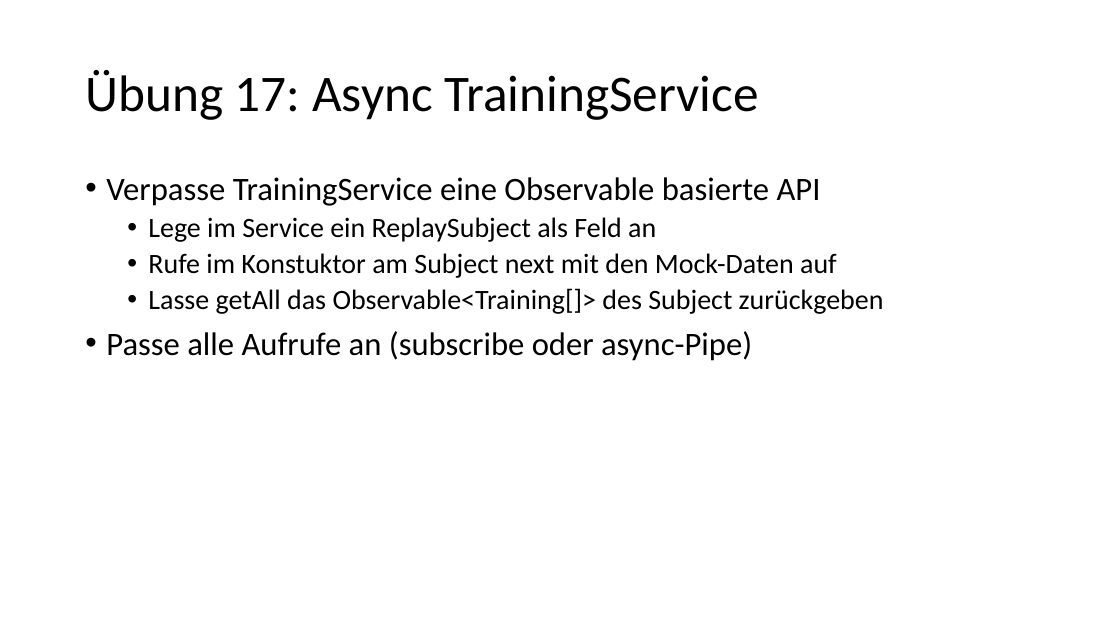
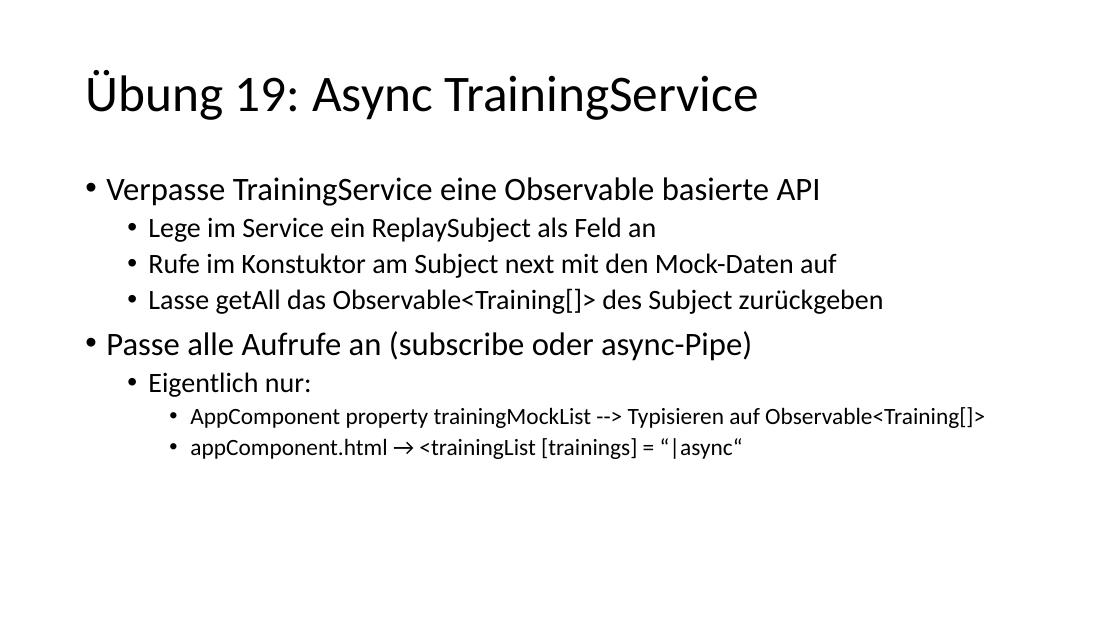
Before and after one commit to goetzingert/angular, a slide deck: slide 191 of presentation.pptx (slide 192 before the commit). Drawn at 1120x630 pixels with LibreOffice and Linux fonts; fonts in the diff are those of the drawing. Boxes give left, top, right and bottom in pixels: in the first picture for what was removed or moved away, otherwise in the second. Text is boxed around its words. In the diff, an @@ line names an element or a change of style, - is before the commit and + after.

```diff
--- a/presentation.pptx
+++ b/presentation.pptx
@@ title at (85,70,758,120): text changed @@
-Übung 17: Async TrainingService
+Übung 19: Async TrainingService
@@ text at (148,372,985,459): paragraphs added @@
+  • Eigentlich nur:
+    • AppComponent property trainingMockList --> Typisieren auf Observable<Training[]>
+    • appComponent.html → <trainingList [trainings] = “|async“
```
Also in this commit, not shown: 10 other slides changed, 1 slide added, 2 slides removed, 7 other files.
